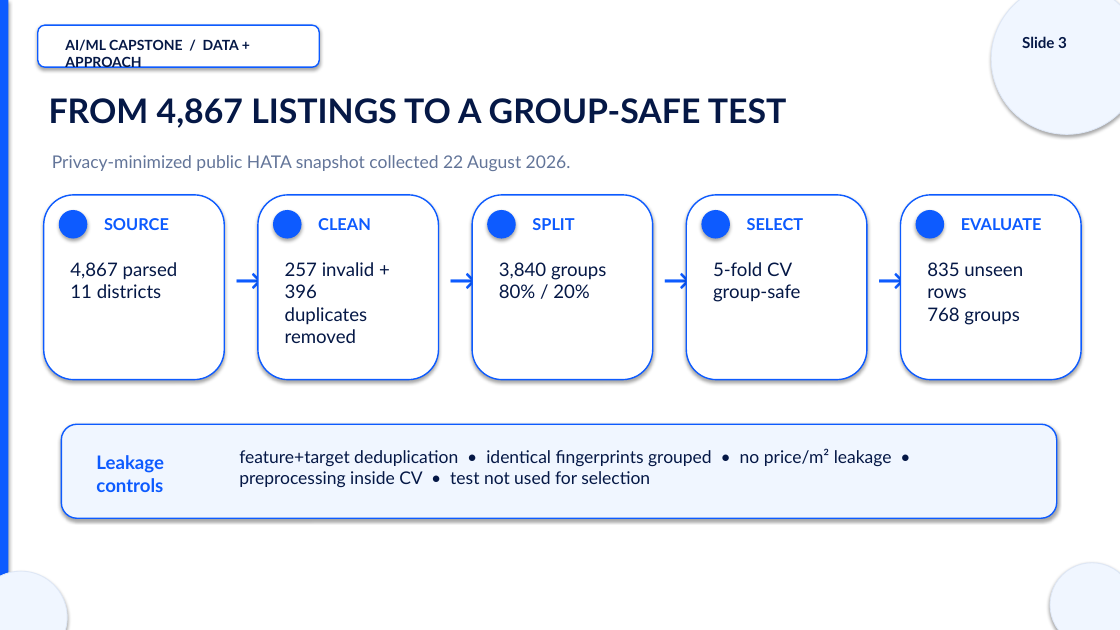
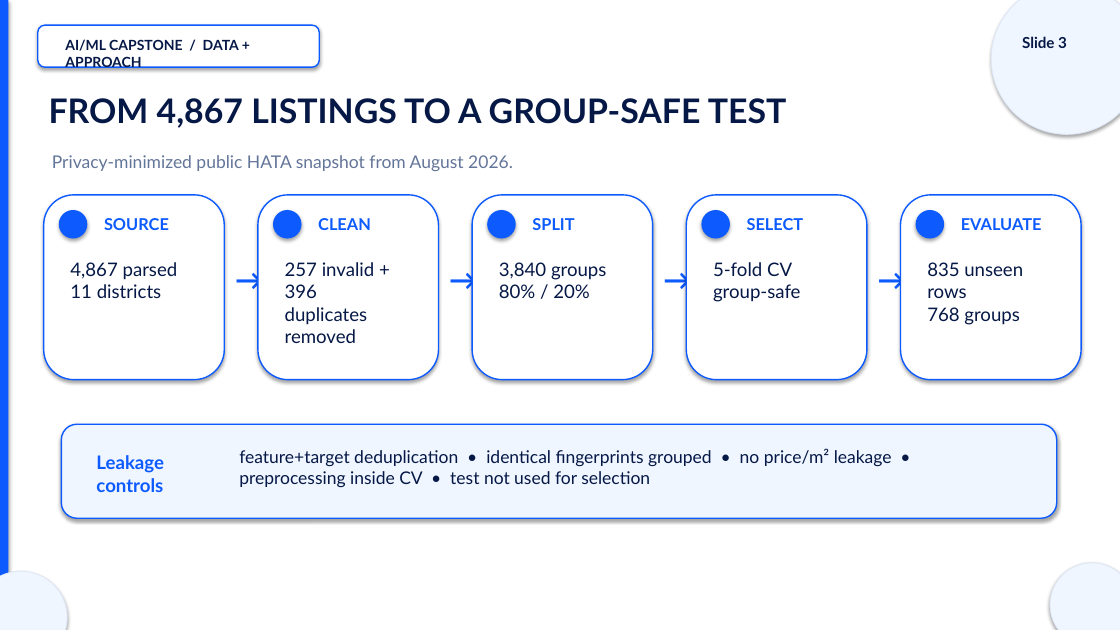
Before and after one commit to DilnuraHamdamova/tashkent-house-price-predictor, a slide deck: slide 3 of presentation/Tashkent_House_Price_Defense.pptx. Drawn at 1120x630 pixels with LibreOffice and Linux fonts; fonts in the diff are those of the drawing. Boxes give left, top, right and bottom in pixels: in the first picture for what was removed or moved away, otherwise in the second. Text is boxed around its words. In the diff, an @@ line names an element or a change of style, - is before the commit and + after.

Commit message:
Remove exact collection day from presentation

```diff
--- a/presentation/Tashkent_House_Price_Defense.pptx
+++ b/presentation/Tashkent_House_Price_Defense.pptx
@@ text at box(52, 155, 513, 171): text changed @@
-Privacy-minimized public HATA snapshot collected 22 August 2026.
+Privacy-minimized public HATA snapshot from August 2026.
```
Also in this commit, not shown: 2 other files.
